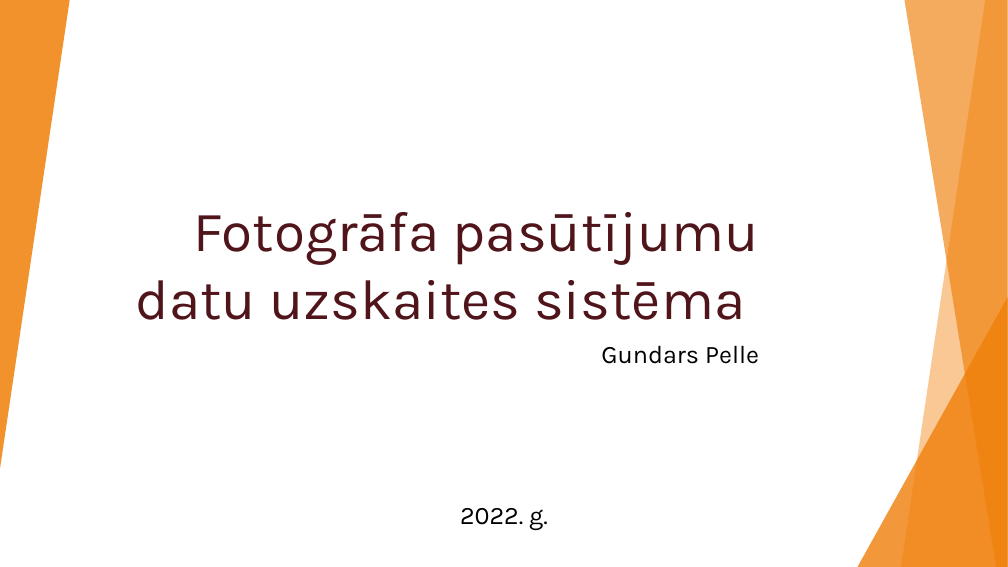
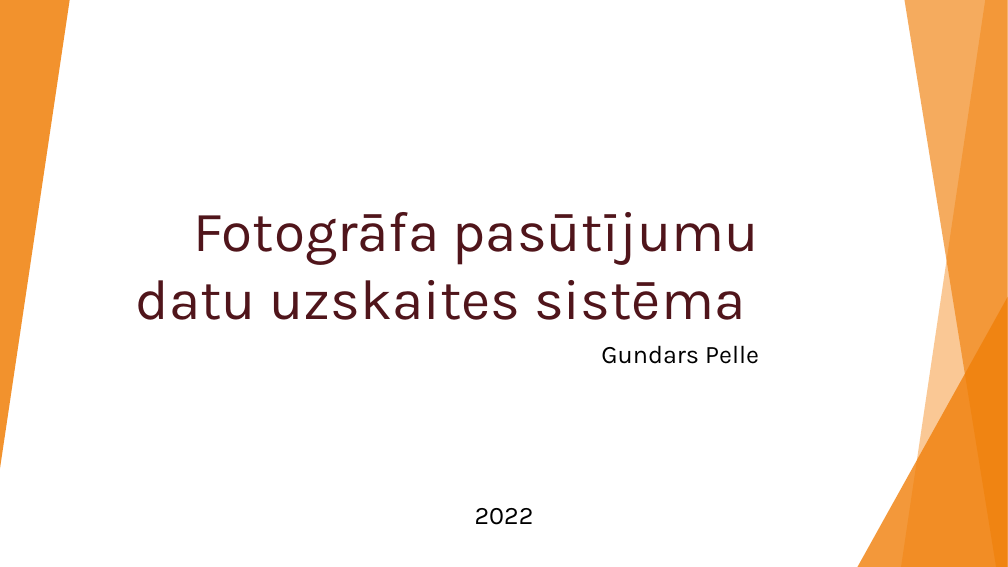
Before and after one commit to BlazyChan/fotopelle, a slide deck: slide 1 of dokumentācija/Kvalifikācijas darba prezentācija___Gundars_Pelle_D4-3.pptx. Drawn at 1008x567 pixels with LibreOffice and Linux fonts; fonts in the diff are those of the drawing. Boxes give left, top, right and bottom in pixels: in the first picture for what was removed or moved away, otherwise in the second. Text is boxed around its words. In the diff, an @@ line names an element or a change of style, - is before the commit and + after.

```diff
--- a/dokumentācija/Kvalifikācijas darba prezentācija___Gundars_Pelle_D4-3.pptx
+++ b/dokumentācija/Kvalifikācijas darba prezentācija___Gundars_Pelle_D4-3.pptx
@@ text at (475,508,534,525): text changed @@
-2022. g.
+2022
```
Also in this commit, not shown: 1 other slide changed, 11 other files.
